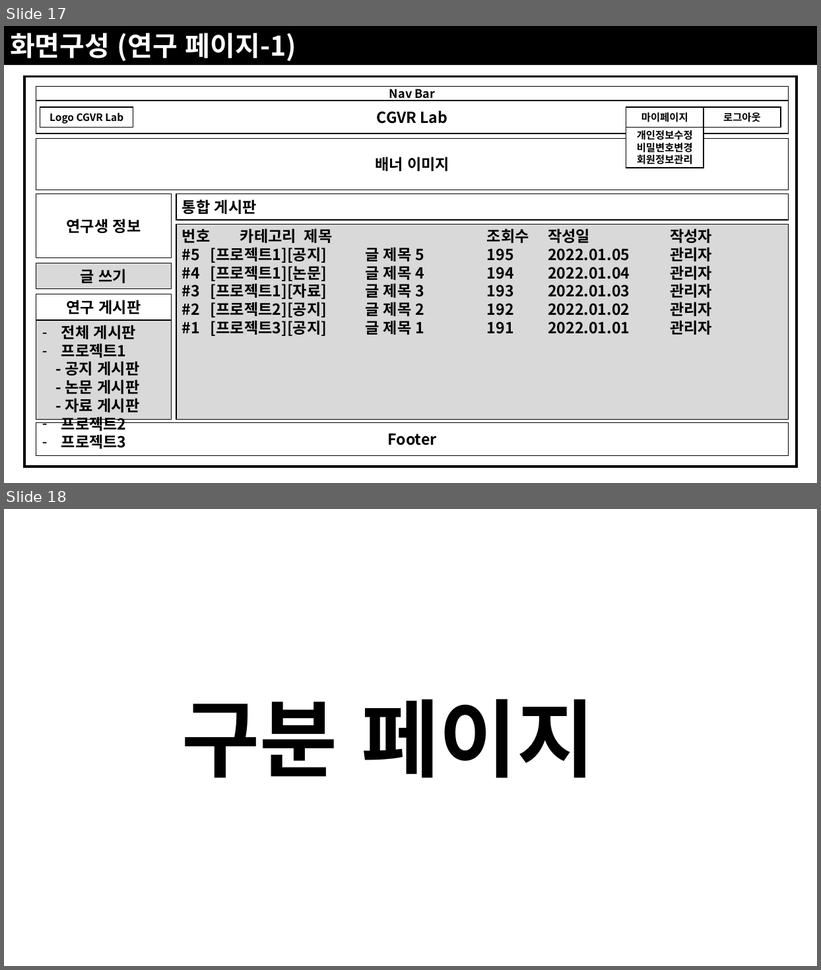
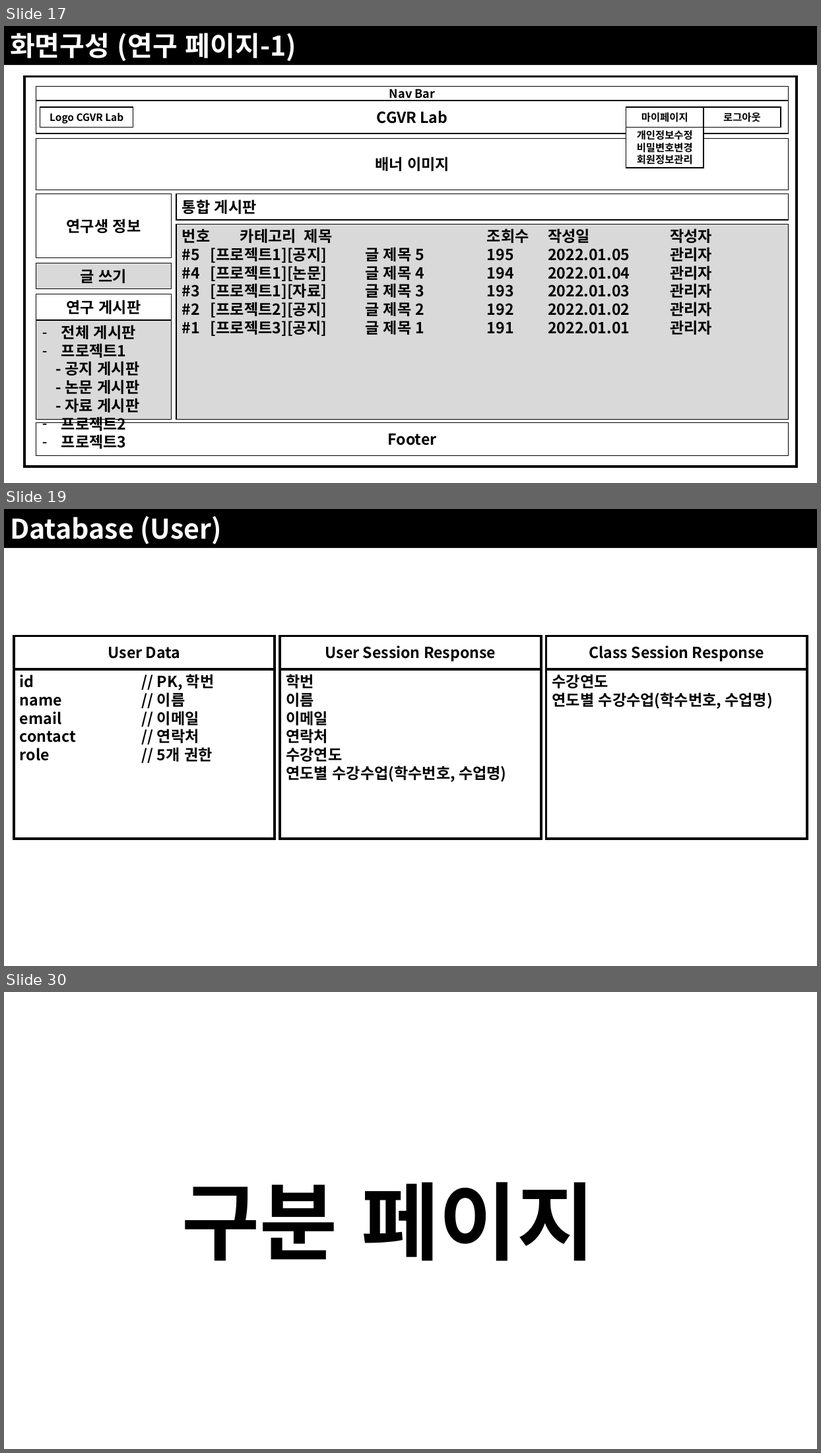
Before and after one commit to JoSihun/CGVR_Lab, a slide deck: documents/01_프로젝트_개발계획.pptx. Shown one above the other, each under a label of ours: slides 17 and 18 before the commit, slides 17, 19 and 30 after it; the slides between them are not shown. The pictures are 821x970 and 821x1453 pixels, drawn with LibreOffice and Linux fonts; fonts in the diff are those of the drawing. Boxes give left, top, right and bottom in pixels: in the first picture for what was removed or moved away, otherwise in the second. Text is boxed around its words. In the diff, an @@ line names an element or a change of style, - is before the commit and + after.

```diff
--- a/documents/01_프로젝트_개발계획.pptx
+++ b/documents/01_프로젝트_개발계획.pptx
@@ slide 19 added at <box>4,509,817,966</box>, background #FFFFFF @@
@@ rectangle added at <box>4,509,817,548</box>, fill #000000, 32 pt, text #FFFFFF, bold @@
+Database (User)
@@ rectangle added at <box>14,636,275,669</box>, outline #000000 3 pt, 18 pt, text #000000, bold @@
+User Data
@@ rectangle added at <box>281,636,541,669</box>, outline #000000 3 pt, 18 pt, text #000000, bold @@
+User Session Response
@@ rectangle added at <box>547,636,807,669</box>, outline #000000 3 pt, 18 pt, text #000000, bold @@
+Class Session Response
@@ rectangle added at <box>14,669,275,840</box>, outline #000000 3 pt, 18 pt, text #000000, bold @@
+id // PK, 학번
+name // 이름
+email // 이메일
+contact // 연락처
+role // 5개 권한
@@ rectangle added at <box>281,669,541,840</box>, outline #000000 3 pt, 18 pt, text #000000, bold @@
+학번
+이름
+이메일
+연락처
+수강연도
+연도별 수강수업(학수번호, 수업명)
@@ rectangle added at <box>547,669,807,840</box>, outline #000000 3 pt, 18 pt, text #000000, bold @@
+수강연도
+연도별 수강수업(학수번호, 수업명)
@@ what was slide 18 is now slide 30 @@
```
Also in this commit, not shown: 1 slide changed, 11 other slides added, 1 other file.
